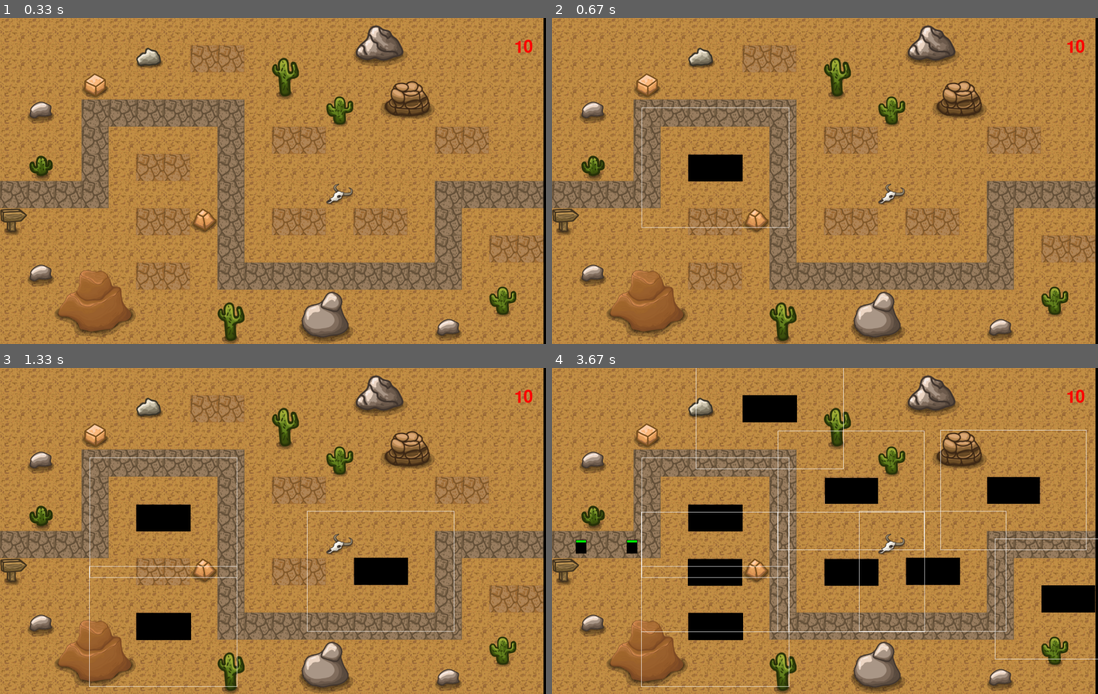
Above: before the commit, frames 1-4 (two rows, left to right).
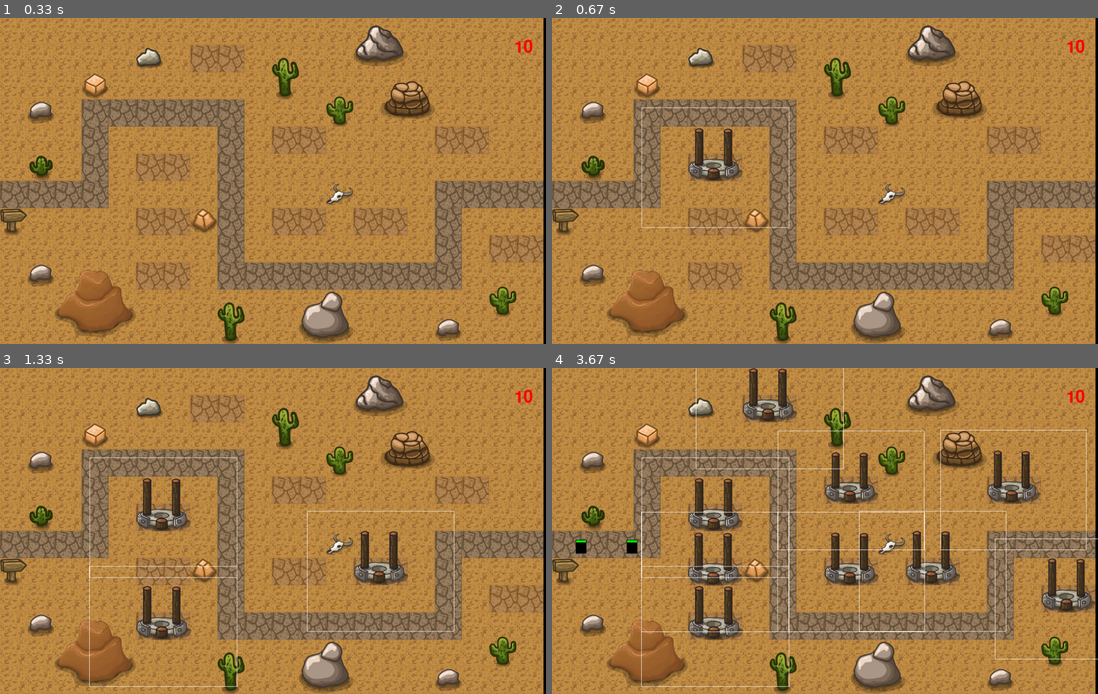
Above: after the commit, the same moments.

Repository: mustafa-mun/canyon-defenders
Game: pygame game, started from main.py
Two runs of this game, one before a commit and one after it. Both use one fixed random seed, a clock stepped at 60 frames per second and the inputs below.
Inputs (mouse positions are in pixels of both pictures, inside the frame that each line leads up to):
- Up to frame 1 (0.33 s): no input
- Up to frame 2 (0.67 s): click (715, 167) at 0.38 s
- Up to frame 3 (1.33 s): click (371, 566) at 0.72 s; click (163, 625) at 1.05 s
- Up to frame 4 (3.67 s): click (1010, 488) at 1.38 s; click (699, 573) at 1.72 s; click (852, 488) at 2.55 s; click (1070, 599) at 2.88 s; click (770, 407) at 3.22 s; click (852, 570) at 3.55 s

Frame 1 is identical in both runs. In frame 2, 1.1% of the frame differs, in the area x 24-35%, y 33-51%; in frame 3, 3.3%; in frame 4, 9.7%, in the area x 24-100%, y 0-84%.

Commit message:
asset tests

Diff:
--- a/main.py
+++ b/main.py
@@ -56,7 +56,7 @@
                 # coordinate is valid, create new tower
                 x = valid_coordinate["x"] + (valid_coordinate["width"] / 2)
                 y = valid_coordinate["y"] + (valid_coordinate["height"] / 2)
-                new_tower = Tower(220, 1, 5, 45, valid_coordinate["width"], valid_coordinate["height"], x, y)
+                new_tower = Tower(220, 7, 5, 45, valid_coordinate["width"], valid_coordinate["height"], x, y)
                 win.all_sprites.add(new_tower)
                 win.towers.add(new_tower)
 
--- a/modules/tower.py
+++ b/modules/tower.py
@@ -5,10 +5,10 @@
     super(Tower, self).__init__()
     self._pos_x = pos_x
     self._pos_y = pos_y
-    self._surf = pygame.Surface((width, height))
-    self._surf.fill((0, 0, 0))
+    self._surf = pygame.image.load('assets/tower-1.png').convert_alpha() # Load image file
+    self._surf = pygame.transform.scale(self._surf, (width, height * 2)) # Resize image to match original surface
     self.rect = self._surf.get_rect(
-        center=(pos_x, pos_y)
+        center=(pos_x, pos_y - (height // 2))
     )
     self.shoot_timer = 0
     self._shooting_rate = shooting_rate
Binary file added: assets/tower-1.png
Binary file added: assets/tower-2.png
